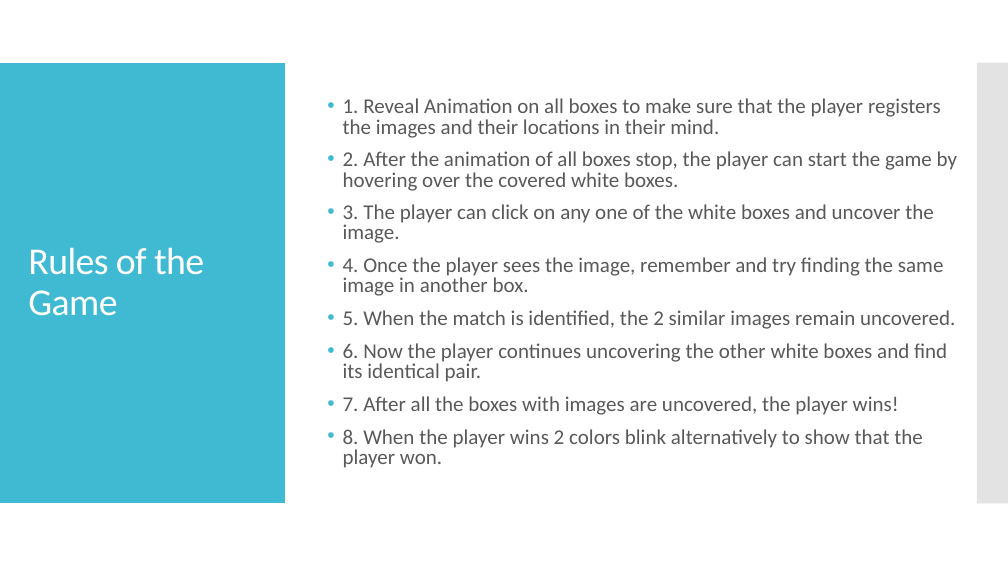
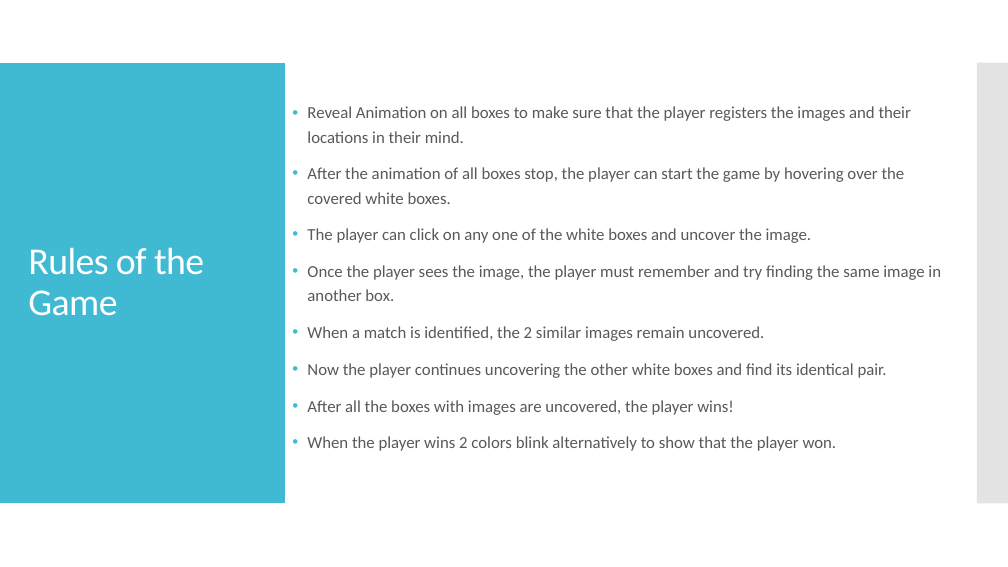
Before and after one commit to paoloironhack/Project-Week-1-Build-Your-Own-Game, a slide deck: slide 3 of your-project/Memory Game_Data Analytics Project1_Sreelatha.odp. Drawn at 1008x567 pixels with LibreOffice and Linux fonts; fonts in the diff are those of the drawing. Boxes give left, top, right and bottom in pixels: in the first picture for what was removed or moved away, otherwise in the second. Text is boxed around its words. In the diff, an @@ line names an element or a change of style, - is before the commit and + after.

```diff
--- a/your-project/Memory Game_Data Analytics Project1_Sreelatha.odp
+++ b/your-project/Memory Game_Data Analytics Project1_Sreelatha.odp
@@ text at [307,106,941,451]: text changed; size 20 to 16 pt @@
-• 1. Reveal Animation on all boxes to make sure that the player registers the images and their locations in their mind.
-• 2. After the animation of all boxes stop, the player can start the game by hovering over the covered white boxes.
-• 3. The player can click on any one of the white boxes and uncover the image.
-• 4. Once the player sees the image, remember and try finding the same image in another box.
-• 5. When the match is identified, the 2 similar images remain uncovered.
-• 6. Now the player continues uncovering the other white boxes and find its identical pair.
-• 7. After all the boxes with images are uncovered, the player wins!
-• 8. When the player wins 2 colors blink alternatively to show that the player won.
+• Reveal Animation on all boxes to make sure that the player registers the images and their locations in their mind.
+• After the animation of all boxes stop, the player can start the game by hovering over the covered white boxes.
+• The player can click on any one of the white boxes and uncover the image.
+• Once the player sees the image, the player must remember and try finding the same image in another box.
+• When a match is identified, the 2 similar images remain uncovered.
+• Now the player continues uncovering the other white boxes and find its identical pair.
+• After all the boxes with images are uncovered, the player wins!
+• When the player wins 2 colors blink alternatively to show that the player won.
```
Also in this commit, not shown: 1 other slide changed.
